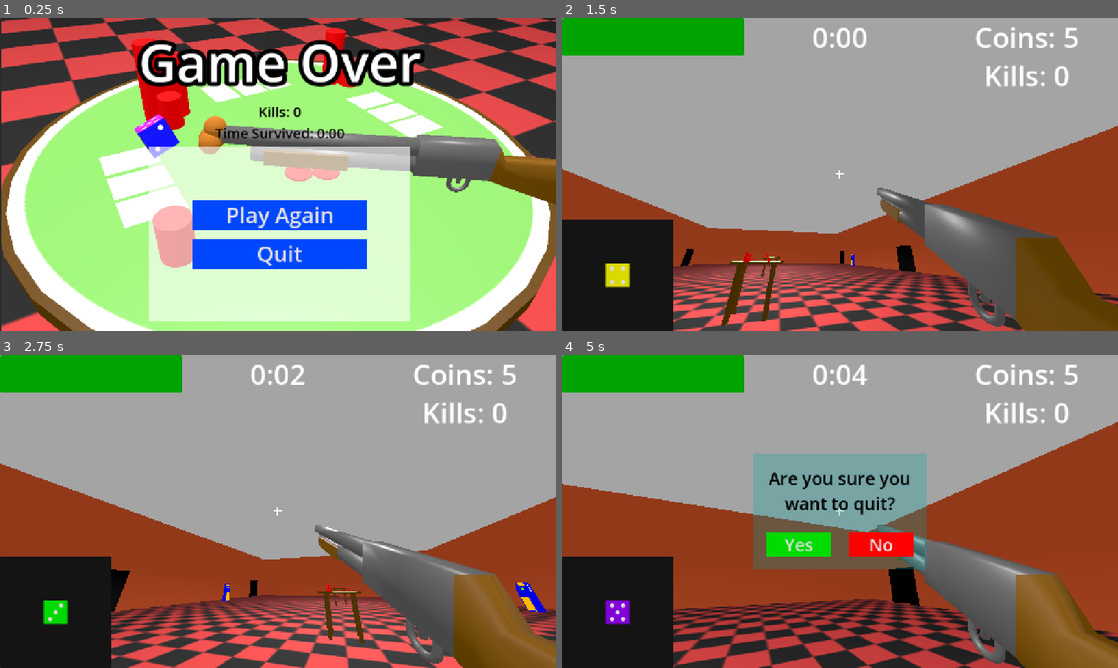
Above: before the commit, frames 1-4 (two rows, left to right).
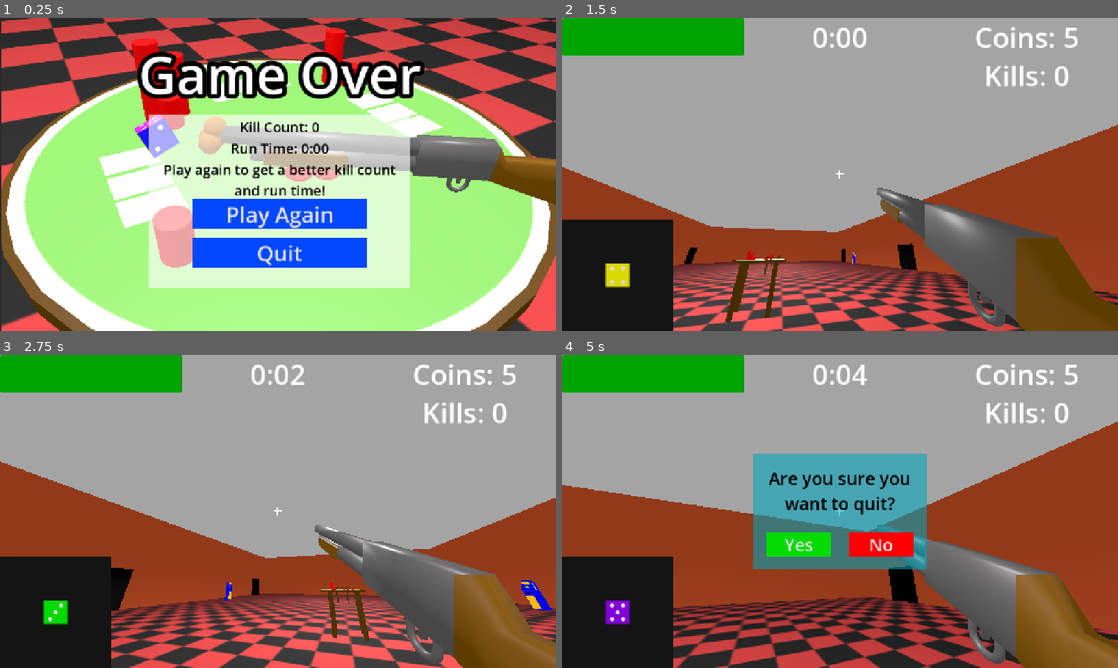
Above: after the commit, the same moments.

Repository: Ravioli45/RespawnJamFall2026
Game: Godot game, scene res://UI/game_over.tscn
Same seed, same stepped clock (60 frames per second), same inputs: the game is played once before the commit and once after it. This scene is started directly instead of the project's main scene. Sound files missing from this copy of the repository are replaced by a short silence.
Inputs (mouse positions are in pixels of both pictures, inside the frame that each line leads up to):
- Up to frame 1 (0.25 s): no input
- Up to frame 2 (1.5 s): click "Play Again" at 0.5 s; move the mouse to (867, 174) at 1.27 s; hold W (forward) from 1.28 s (still down); hold E (interact) from 1.28 s (still down)
- Up to frame 3 (2.75 s): keep holding W (forward); tap Space (jump) at 1.52, 2.27 s; move the mouse to (250, 511) at 2.02 s; release E (interact) at 2.03 s; click (250, 511) at 2.1 s
- Up to frame 4 (5 s): keep holding W (forward); move the mouse to (851, 505) at 2.77 s; hold E (interact) 2.78-3.53 s; move the mouse to (834, 517) at 3.52 s; click (834, 517) at 3.6 s; tap Space (jump) at 3.77, 4.52 s; move the mouse to (878, 514) at 4.27 s; hold E (interact) from 4.28 s (still down); tap Escape (ui_cancel) at 4.9 s

The runs differ from the first frame. In frame 1, 18% of the frame differs, in the area x 24-77%, y 6-97%; in frame 2, 6.9%; in frame 3, 7.6%; in frame 4, 17%.

Commit message:
How to Play

Diff:
--- a/UI/game_over.gd
+++ b/UI/game_over.gd
@@ -4,12 +4,12 @@
 @export var time_label: Label
 
 func _ready() -> void:
-	kill_label.text = "Kills: " + str(KillCounter.kill_count)
+	kill_label.text = "Kill Count: " + str(KillCounter.kill_count)
 
 	var time_alive = KillCounter.time_alive
 
 	var seconds = str(floori(fmod(time_alive, 60.0))).pad_zeros(2)
-	time_label.text = "Time Survived: " + str(floori(time_alive / 60)) + ":" + seconds
+	time_label.text = "Run Time: " + str(floori(time_alive / 60)) + ":" + seconds
 
 func play() -> void:
 	KillCounter.kill_count = 0
--- a/UI/game_over.tscn
+++ b/UI/game_over.tscn
@@ -27,8 +27,8 @@
 grow_horizontal = 2
 grow_vertical = 2
 script = ExtResource("1_phit2")
-kill_label = NodePath("Container/VBoxContainer/VBoxContainer/KillLabel")
-time_label = NodePath("Container/VBoxContainer/VBoxContainer/TimeLabel")
+kill_label = NodePath("Container/VBoxContainer/ColorRect/VBoxContainer2/KillLabel")
+time_label = NodePath("Container/VBoxContainer/ColorRect/VBoxContainer2/TimeLabel")
 
 [node name="Container" type="TextureRect" parent="." unique_id=659204948]
 layout_mode = 1
@@ -62,25 +62,6 @@
 horizontal_alignment = 1
 vertical_alignment = 1
 
-[node name="VBoxContainer" type="VBoxContainer" parent="Container/VBoxContainer" unique_id=258642862]
-layout_mode = 2
-
-[node name="KillLabel" type="Label" parent="Container/VBoxContainer/VBoxContainer" unique_id=1362587869]
-layout_mode = 2
-theme_override_colors/font_color = Color(0, 0, 0, 1)
-theme_override_font_sizes/font_size = 32
-text = "Kills: #"
-horizontal_alignment = 1
-vertical_alignment = 1
-
-[node name="TimeLabel" type="Label" parent="Container/VBoxContainer/VBoxContainer" unique_id=1389536536]
-layout_mode = 2
-theme_override_colors/font_color = Color(0, 0, 0, 1)
-theme_override_font_sizes/font_size = 32
-text = "Time Survived: #"
-horizontal_alignment = 1
-vertical_alignment = 1
-
 [node name="ColorRect" type="ColorRect" parent="Container/VBoxContainer" unique_id=1708594276]
 custom_minimum_size = Vector2(600, 400)
 layout_mode = 2
@@ -89,12 +70,14 @@
 
 [node name="VBoxContainer" type="VBoxContainer" parent="Container/VBoxContainer/ColorRect" unique_id=923784955]
 layout_mode = 1
-anchors_preset = 14
+anchors_preset = -1
 anchor_top = 0.5
 anchor_right = 1.0
-anchor_bottom = 0.5
-offset_top = -79.0
-offset_bottom = 79.0
+anchor_bottom = 0.88500005
+offset_left = 0.45999146
+offset_top = -4.0
+offset_right = 0.45996094
+offset_bottom = -3.0517578e-05
 grow_horizontal = 2
 grow_vertical = 2
 theme_override_constants/separation = 20
@@ -119,6 +102,44 @@
 theme_override_styles/hover = SubResource("StyleBoxFlat_fmr02")
 text = "Quit"
 
+[node name="VBoxContainer2" type="VBoxContainer" parent="Container/VBoxContainer/ColorRect" unique_id=258642862]
+layout_mode = 1
+anchors_preset = -1
+anchor_top = 0.13700001
+anchor_right = 1.0
+anchor_bottom = 0.372
+offset_left = 0.45999146
+offset_top = 0.19999695
+offset_right = 0.45996094
+offset_bottom = 0.19999695
+grow_horizontal = 2
+grow_vertical = 2
+
+[node name="KillLabel" type="Label" parent="Container/VBoxContainer/ColorRect/VBoxContainer2" unique_id=1362587869]
+layout_mode = 2
+theme_override_colors/font_color = Color(0, 0, 0, 1)
+theme_override_font_sizes/font_size = 32
+text = "Kills: #"
+horizontal_alignment = 1
+vertical_alignment = 1
+
+[node name="TimeLabel" type="Label" parent="Container/VBoxContainer/ColorRect/VBoxContainer2" unique_id=1389536536]
+layout_mode = 2
+theme_override_colors/font_color = Color(0, 0, 0, 1)
+theme_override_font_sizes/font_size = 32
+text = "Time Survived: #"
+horizontal_alignment = 1
+vertical_alignment = 1
+
+[node name="PlayAgain" type="Label" parent="Container/VBoxContainer/ColorRect/VBoxContainer2" unique_id=1701570447]
+layout_mode = 2
+theme_override_colors/font_color = Color(0, 0, 0, 1)
+theme_override_font_sizes/font_size = 32
+text = "Play again to get a better kill count and run time!"
+horizontal_alignment = 1
+vertical_alignment = 1
+autowrap_mode = 2
+
 [node name="PauseMenu" parent="." unique_id=1717326633 instance=ExtResource("2_3y5qq")]
 visible = false
 layout_mode = 1
--- a/UI/main_menu.tscn
+++ b/UI/main_menu.tscn
@@ -3,6 +3,7 @@
 [ext_resource type="Texture2D" uid="uid://bvkqcdw12085n" path="res://UI/Menu.png" id="1_p8ccj"]
 [ext_resource type="Script" uid="uid://hbc07r26s8d1" path="res://UI/main_menu.gd" id="1_tk8dj"]
 [ext_resource type="PackedScene" uid="uid://bww7k7fae0r4s" path="res://UI/pause_menu.tscn" id="3_d8nwk"]
+[ext_resource type="PackedScene" uid="uid://bji067nutk45e" path="res://UI/tutorial.tscn" id="3_f40uw"]
 [ext_resource type="AudioStream" uid="uid://bdwsisfkhobky" path="res://Sounds/MenuSong.wav" id="4_4cwpn"]
 
 [sub_resource type="LabelSettings" id="LabelSettings_ddld8"]
@@ -50,7 +51,7 @@
 offset_bottom = 0.11999512
 grow_horizontal = 2
 grow_vertical = 2
-theme_override_constants/separation = 300
+theme_override_constants/separation = 250
 
 [node name="Label" type="Label" parent="Container/VBoxContainer" unique_id=1501469037]
 layout_mode = 2
@@ -74,6 +75,16 @@
 theme_override_styles/hover = SubResource("StyleBoxFlat_p8ccj")
 text = "Play"
 
+[node name="Tutorial" type="Button" parent="Container/VBoxContainer/VBoxContainer" unique_id=1027535956]
+custom_minimum_size = Vector2(400, 0)
+layout_mode = 2
+size_flags_horizontal = 4
+theme_override_font_sizes/font_size = 50
+theme_override_styles/normal = SubResource("StyleBoxFlat_b6c64")
+theme_override_styles/pressed = SubResource("StyleBoxFlat_40tcv")
+theme_override_styles/hover = SubResource("StyleBoxFlat_p8ccj")
+text = "How to Play"
+
 [node name="Quit" type="Button" parent="Container/VBoxContainer/VBoxContainer" unique_id=1831131737]
 custom_minimum_size = Vector2(400, 0)
 layout_mode = 2
@@ -83,6 +94,10 @@
 theme_override_styles/pressed = SubResource("StyleBoxFlat_40tcv")
 theme_override_styles/hover = SubResource("StyleBoxFlat_p8ccj")
 text = "Quit"
+
+[node name="Tutorial" parent="." unique_id=2044957355 instance=ExtResource("3_f40uw")]
+visible = false
+layout_mode = 1
 
 [node name="PauseMenu" parent="." unique_id=1717326633 instance=ExtResource("3_d8nwk")]
 visible = false
@@ -95,4 +110,5 @@
 autoplay = true
 
 [connection signal="pressed" from="Container/VBoxContainer/VBoxContainer/Play" to="." method="play"]
+[connection signal="pressed" from="Container/VBoxContainer/VBoxContainer/Tutorial" to="Tutorial" method="open"]
 [connection signal="pressed" from="Container/VBoxContainer/VBoxContainer/Quit" to="PauseMenu" method="reveal"]
--- a/UI/pause_menu.tscn
+++ b/UI/pause_menu.tscn
@@ -37,7 +37,7 @@
 offset_bottom = 0.079956055
 grow_horizontal = 2
 grow_vertical = 2
-color = Color(0, 0.64705884, 0.64705884, 0.26666668)
+color = Color(0, 0.64705884, 0.74509805, 0.5647059)
 script = ExtResource("1_ltd3m")
 
 [node name="VBoxContainer" type="VBoxContainer" parent="." unique_id=836828388]
--- /dev/null
+++ b/UI/tutorial.gd
@@ -0,0 +1,7 @@
+extends Control
+
+func close():
+	hide()
+
+func open():
+	show()
--- /dev/null
+++ b/UI/tutorial.tscn
@@ -0,0 +1,91 @@
+[gd_scene format=3 uid="uid://bji067nutk45e"]
+
+[ext_resource type="Texture2D" uid="uid://b8gqtrqxfnatw" path="res://UI/Tutorial.png" id="1_50hb1"]
+[ext_resource type="Script" uid="uid://c0lkoud3r3ii2" path="res://UI/tutorial.gd" id="1_lse7j"]
+
+[sub_resource type="LabelSettings" id="LabelSettings_50hb1"]
+font_size = 80
+outline_size = 40
+outline_color = Color(0, 0, 0, 1)
+
+[sub_resource type="StyleBoxFlat" id="StyleBoxFlat_50hb1"]
+bg_color = Color(0, 0.2784314, 1, 1)
+
+[sub_resource type="StyleBoxFlat" id="StyleBoxFlat_lse7j"]
+bg_color = Color(0, 0.15294118, 0.6039216, 1)
+
+[sub_resource type="StyleBoxFlat" id="StyleBoxFlat_c6il8"]
+bg_color = Color(0, 0.15294118, 0.6039216, 1)
+
+[node name="Tutorial" type="Control" unique_id=2044957355]
+layout_mode = 3
+anchors_preset = 15
+anchor_right = 1.0
+anchor_bottom = 1.0
+grow_horizontal = 2
+grow_vertical = 2
+script = ExtResource("1_lse7j")
+
+[node name="ColorRect" type="ColorRect" parent="." unique_id=291717711]
+layout_mode = 1
+anchors_preset = -1
+anchor_left = 0.018000001
+anchor_top = 0.035
+anchor_right = 0.97700006
+anchor_bottom = 0.96700007
+offset_left = -0.040000916
+offset_top = -8.200001
+offset_right = 0.4399414
+offset_bottom = -0.24005127
+color = Color(0.65882355, 1, 1, 1)
+
+[node name="Container" type="TextureRect" parent="ColorRect" unique_id=1725853029]
+layout_mode = 1
+anchors_preset = 14
+anchor_top = 0.5
+anchor_right = 1.0
+anchor_bottom = 0.5
+offset_top = -258.5
+offset_bottom = 391.5
+grow_horizontal = 2
+grow_vertical = 2
+texture = ExtResource("1_50hb1")
+
+[node name="Label" type="Label" parent="ColorRect" unique_id=1631158780]
+layout_mode = 1
+anchors_preset = -1
+anchor_left = 0.5
+anchor_top = 0.017
+anchor_right = 0.5
+anchor_bottom = 0.017
+offset_left = -341.0
+offset_top = -45.543
+offset_right = 344.0
+offset_bottom = 119.457
+grow_horizontal = 2
+size_flags_horizontal = 4
+text = "How to Play"
+label_settings = SubResource("LabelSettings_50hb1")
+horizontal_alignment = 1
+vertical_alignment = 1
+
+[node name="Close" type="Button" parent="ColorRect" unique_id=174788680]
+layout_mode = 1
+anchors_preset = -1
+anchor_left = 0.418
+anchor_top = 0.92
+anchor_right = 0.54700005
+anchor_bottom = 0.99300003
+offset_left = -0.3040161
+offset_top = 0.32000732
+offset_right = 0.28393555
+offset_bottom = 0.3369751
+grow_horizontal = 2
+grow_vertical = 0
+theme_override_font_sizes/font_size = 30
+theme_override_styles/normal = SubResource("StyleBoxFlat_50hb1")
+theme_override_styles/pressed = SubResource("StyleBoxFlat_lse7j")
+theme_override_styles/hover = SubResource("StyleBoxFlat_c6il8")
+text = "Close"
+
+[connection signal="pressed" from="ColorRect/Close" to="." method="close"]
Binary file added: UI/Tutorial.png
Not shown, added: UI/Tutorial.png.import
Not shown, added: UI/tutorial.gd.uid
